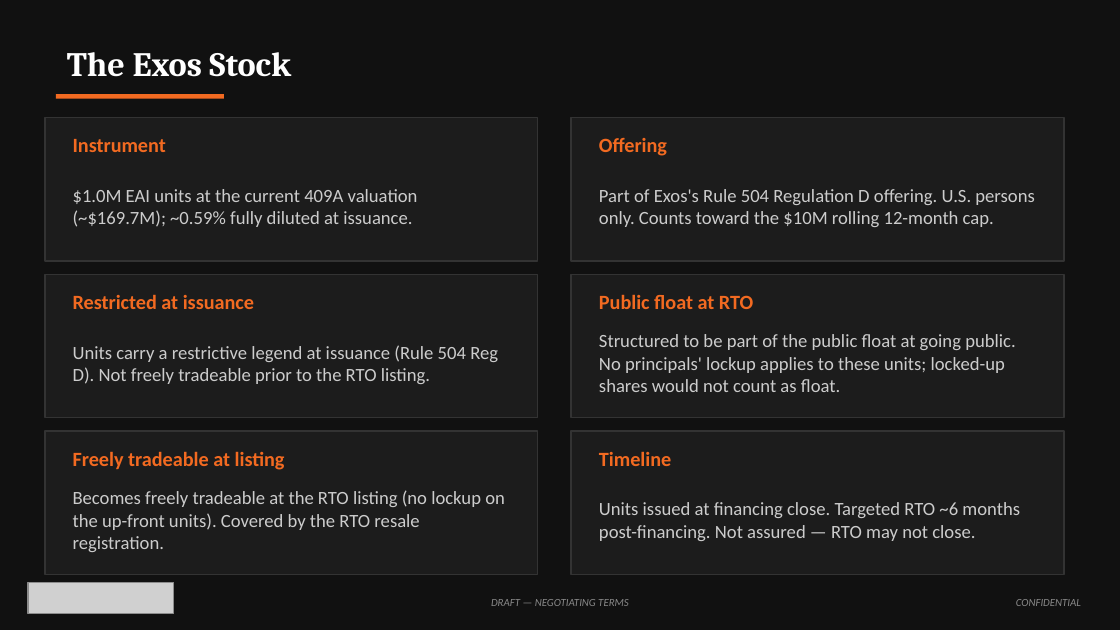
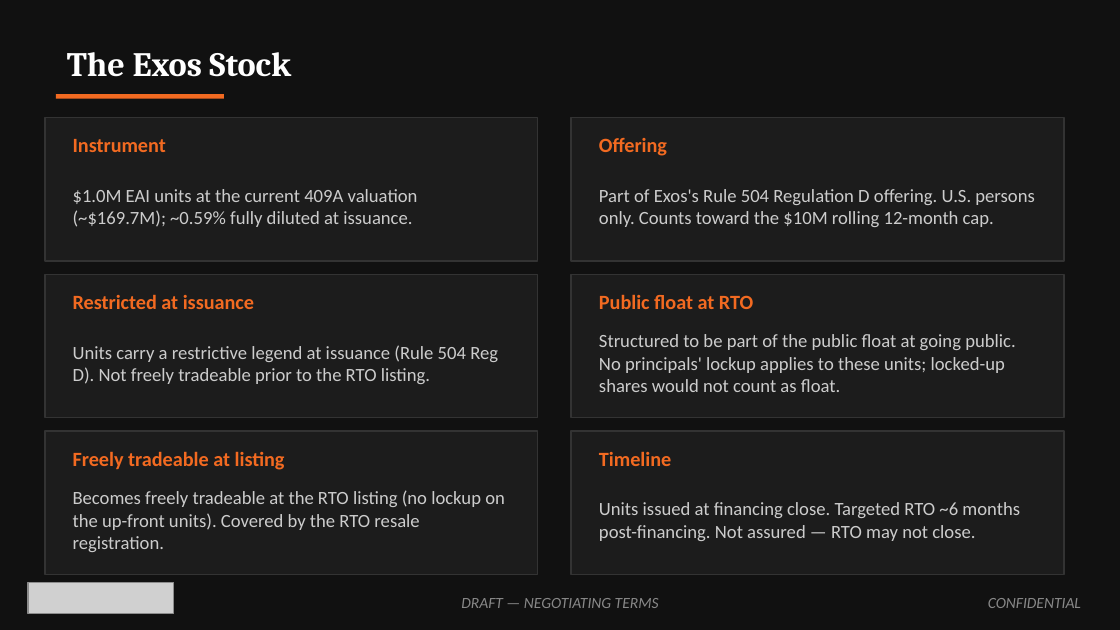
Before and after one commit to ExosAerospace/workspace, a slide deck: slide 8 of drafts/Exos_SSLC_Board_Offer_Overview_2026-10-10_r2.pptx. Drawn at 1120x630 pixels with LibreOffice and Linux fonts; fonts in the diff are those of the drawing; grey boxes stand for pictures. Boxes give left, top, right and bottom in pixels: in the first picture for what was removed or moved away, otherwise in the second. Text is boxed around its words. In the diff, an @@ line names an element or a change of style, - is before the commit and + after.

```diff
--- a/drafts/Exos_SSLC_Board_Offer_Overview_2026-10-10_r2.pptx
+++ b/drafts/Exos_SSLC_Board_Offer_Overview_2026-10-10_r2.pptx
@@ text "DRAFT — NEGOTIATING TERMS" at (461, 598, 659, 608): size 7 to 10 pt @@
@@ text "CONFIDENTIAL" at (988, 598, 1081, 608): size 7 to 10 pt @@
```
Also in this commit, not shown: 11 other slides changed, 2 other files.
